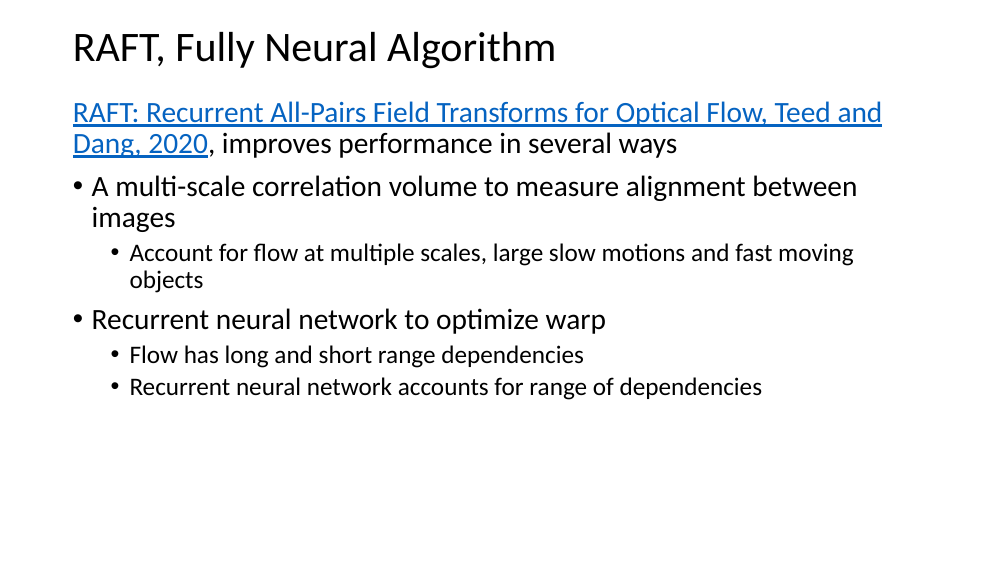
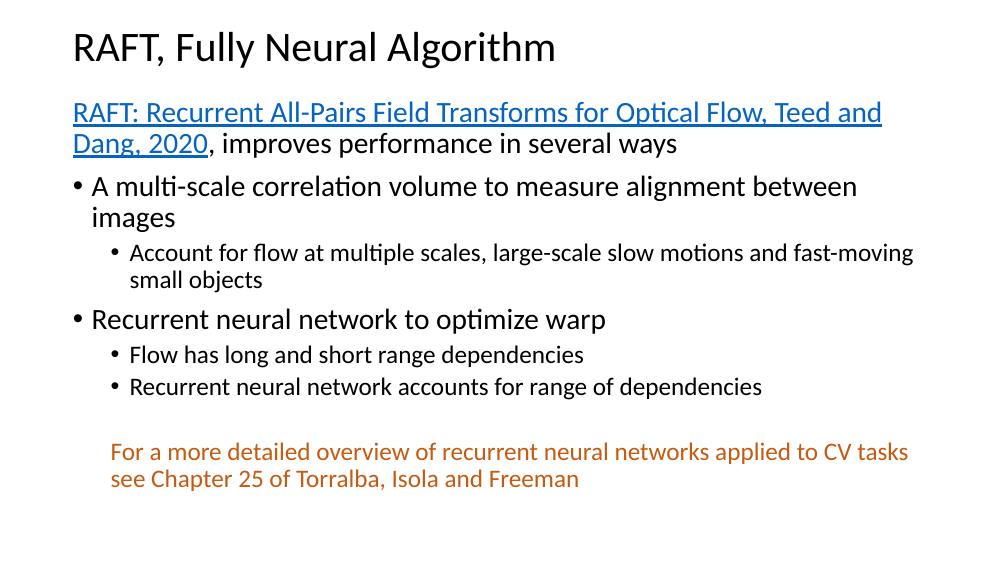
Before and after one commit to StephenElston/CSCI-E25, a slide deck: slide 74 of Slides/12_OpticalFLow.pptx. Drawn at 1008x567 pixels with LibreOffice and Linux fonts; fonts in the diff are those of the drawing. Boxes give left, top, right and bottom in pixels: in the first picture for what was removed or moved away, otherwise in the second. Text is boxed around its words. In the diff, an @@ line names an element or a change of style, - is before the commit and + after.

Commit message:
Reorganized slides, updated slides

```diff
--- a/Slides/12_OpticalFLow.pptx
+++ b/Slides/12_OpticalFLow.pptx
@@ text at (130, 243, 914, 293): text changed @@
-  • Account for flow at multiple scales, large slow motions and fast moving objects
+  • Account for flow at multiple scales, large-scale slow motions and fast-moving small objects
@@ text at (111, 442, 908, 491): paragraph added @@
+  For a more detailed overview of recurrent neural networks applied to CV tasks see Chapter 25 of Torralba, Isola and Freeman
```
Also in this commit, not shown: 1 other file.
